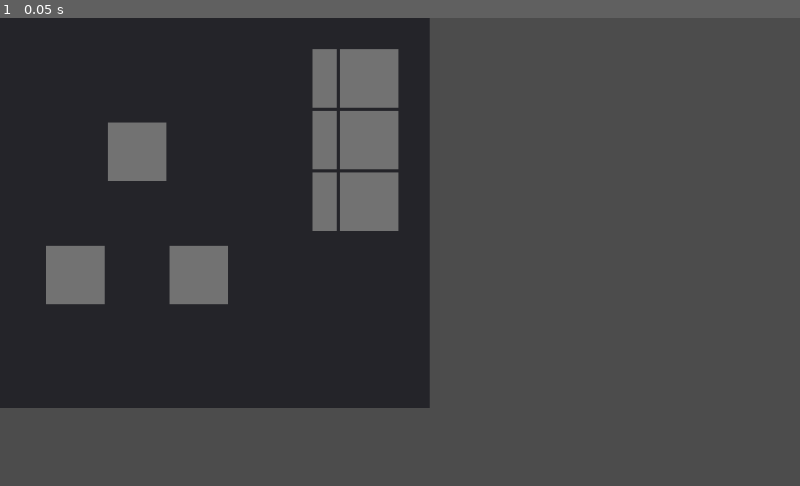
Above: before the commit, frame 1.
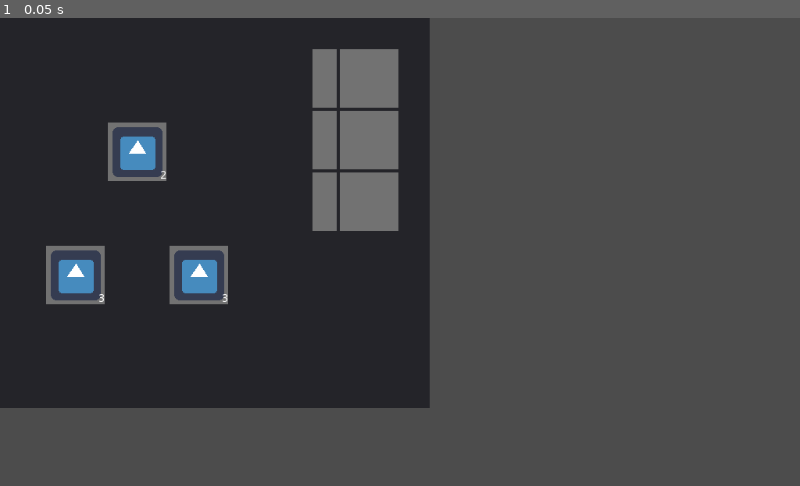
Above: after the commit, the same moment.

Repository: yeduk3/CMP_Godot_TeamProject
Game: Godot game, scene res://YongKyu/Scenes/IntegratedInventory.tscn
The game is run twice, just before and just after one commit, with the same random seed, the same clock (stepped at 60 frames per second) and the same inputs. The project has no main scene, so this scene is started directly. The engine's default icon, where the game draws it, is replaced by a stand-in: a white triangle on a blue panel in a dark square.
Inputs:
- Up to frame 1 (0.05 s): no input

The runs differ from the first frame. In frame 1, 2.0% of the frame differs, in the area x 6-29%, y 23-61%.

Commit message:
Edit Making Table - mixbar and manipulating list in it done

Diff:
--- a/YongKyu/Scenes/InventorySlot.tscn
+++ b/YongKyu/Scenes/InventorySlot.tscn
@@ -3,7 +3,7 @@
 [ext_resource path="res://icon.png" type="Texture" id=1]
 [ext_resource path="res://YongKyu/Scripts/InventorySlot.gd" type="Script" id=2]
 
-[node name="InventorySlot" type="ColorRect" groups=["item_slot"]]
+[node name="InventorySlot" type="ColorRect" groups=["inventory_slot"]]
 margin_right = 55.0
 margin_bottom = 75.0
 rect_min_size = Vector2( 75, 75 )
@@ -33,4 +33,4 @@
 text = "0"
 align = 2
 
-[connection signal="gui_input" from="." to="." method="_on_ColorRect_gui_input"]
+[connection signal="gui_input" from="." to="." method="_on_InventorySlot_gui_input"]
--- a/YongKyu/Scenes/test.tscn
+++ b/YongKyu/Scenes/ItemManage.tscn
@@ -3,7 +3,7 @@
 [ext_resource path="res://YongKyu/Scenes/MakingTable.tscn" type="PackedScene" id=1]
 [ext_resource path="res://YongKyu/Scenes/Inventory.tscn" type="PackedScene" id=2]
 
-[node name="Test" type="Control"]
+[node name="ItemManage" type="Control"]
 anchor_right = 1.0
 anchor_bottom = 1.0
 
@@ -13,8 +13,8 @@
 margin_right = 46.0
 margin_bottom = 49.0
 
-[node name="Making" parent="." instance=ExtResource( 1 )]
-margin_left = 622.0
+[node name="MakingTable" parent="." instance=ExtResource( 1 )]
+margin_left = 627.0
 margin_top = 49.0
-margin_right = 622.0
+margin_right = 627.0
 margin_bottom = 49.0
--- a/YongKyu/Scenes/MakingTableSlot.gd
+++ /dev/null
@@ -1,3 +0,0 @@
-extends ItemSlot
-
-onready var is_active = true
--- a/YongKyu/Scenes/MakingTableSlot.tscn
+++ b/YongKyu/Scenes/MakingTableSlot.tscn
@@ -1,9 +1,9 @@
 [gd_scene load_steps=3 format=2]
 
-[ext_resource path="res://YongKyu/Scenes/MakingTableSlot.gd" type="Script" id=1]
+[ext_resource path="res://YongKyu/Scripts/MakingTableSlot.gd" type="Script" id=1]
 [ext_resource path="res://icon.png" type="Texture" id=2]
 
-[node name="MakingSlot" type="ColorRect" groups=["item_slot"]]
+[node name="MakingSlot" type="ColorRect" groups=["making_slot"]]
 margin_right = 55.0
 margin_bottom = 75.0
 rect_min_size = Vector2( 75, 75 )
@@ -33,4 +33,4 @@
 text = "0"
 align = 2
 
-[connection signal="gui_input" from="." to="." method="_on_ColorRect_gui_input"]
+[connection signal="gui_input" from="." to="." method="_on_MakingSlot_gui_input"]
--- a/YongKyu/Scripts/HotBar.gd
+++ b/YongKyu/Scripts/HotBar.gd
@@ -1,6 +1,7 @@
 extends SlotContainer
 
 func _ready():
+	print("HotBar Ready")
 	display_item_slots(control_node.cols, control_node.rows)
 	yield(get_tree(), "idle_frame")
 	var panel = get_parent()
--- a/YongKyu/Scripts/Inventory.gd
+++ b/YongKyu/Scripts/Inventory.gd
@@ -1,18 +1,17 @@
-extends Control
+extends ItemTable
 
-# receive it in SlotContainer
-signal items_changed(indexes)
+# in invectory.tscn, downside _enter_tree() execution and after upside _ready() execution
 
-var cols = 6
-var rows = 3
-var slots = cols * rows
-
+func _enter_tree():
+	print("Inventory Enter Tree")
+	# setting table
+	set_table_size(6, 3)
+	set_active_slots()
+	set_list_controlled(PlayerItem.items)
+	print("Set")
 
 func _ready():
-	# initial setting of player item list
-	for i in range(slots):
-		PlayerItem.items.append(null)
-
+	print("Inventory Ready")
 	add_item(Item.get_new_item_data("A"), 3)
 	add_item(Item.get_new_item_data("B"), 3)
 	add_item(Item.get_new_item_data("D"), 3)
@@ -20,43 +19,3 @@
 	remove_item(1)
 
 	add_item(Item.get_new_item_data("Vision Cure"), 2)
-	add_item(Item.get_new_item_data("Vision Cure"), -3)
-
-# find a proper place and add the item in it
-func add_item(item, amount):
-	var minimal_empty_index = -1
-	for i in slots:
-		if not PlayerItem.items[i]:
-			if minimal_empty_index == -1:
-				minimal_empty_index = i
-		elif PlayerItem.items[i].info["Name"] == item.info["Name"]:
-			add_item_quantity(i, amount)
-			return
-	if minimal_empty_index > -1:
-		set_item(minimal_empty_index, item)
-		add_item_quantity(minimal_empty_index, amount)
-
-# setting the new item
-func set_item(index, item):
-	var previous_item = PlayerItem.items[index]
-	PlayerItem.items[index] = item
-	emit_signal("items_changed", index)
-	return previous_item
-
-# remove the item
-func remove_item(index):
-	var previous_item = PlayerItem.items[index]
-	PlayerItem.items[index] = null
-	emit_signal("items_changed", index)
-	return previous_item
-
-# add only quantity of item
-func add_item_quantity(index, amount):
-	if not PlayerItem.items[index]:
-		print("Error: No item to be added")
-		return
-	PlayerItem.items[index].quantity += amount
-	if PlayerItem.items[index].quantity <= 0:
-		remove_item(index)
-	else:
-		emit_signal("items_changed", index)
--- a/YongKyu/Scripts/InventorySlot.gd
+++ b/YongKyu/Scripts/InventorySlot.gd
@@ -1,6 +1,6 @@
 extends ItemSlot
 
-func _on_ColorRect_gui_input(event):
+func _on_InventorySlot_gui_input(event):
 	if event.is_action_pressed("click"):
 		# get desctription label
 		var desc_label = get_parent().get_parent().get_node("DescriptionLabel")
--- a/YongKyu/Scripts/Item.gd
+++ b/YongKyu/Scripts/Item.gd
@@ -17,6 +17,7 @@
 ###########
 
 func _ready():
+	print("Item Ready")
 	list = loadItemJSON()
 	if list == null:
 		get_tree().paused = true
@@ -42,6 +43,6 @@
 		if in_list:
 			var item_data = ItemData.new(0)
 			item_data.info = in_list
-			print(str("get a new item : ", item_data.info["Name"]))
+			#print(str("get a new item : ", item_data.info["Name"]))
 			return item_data
 	print("No Item")
--- a/YongKyu/Scripts/ItemSlot.gd
+++ b/YongKyu/Scripts/ItemSlot.gd
@@ -8,6 +8,7 @@
 
 # item should be Item.ItemData class
 func set_item(item):
+	print("Set item")
 	if item and item is Item.ItemData:
 		var icon = load(item.info["IconPath"])
 		if not icon:
--- /dev/null
+++ b/YongKyu/Scripts/ItemTable.gd
@@ -0,0 +1,82 @@
+extends Control
+
+# inventory.gd and makingtable.gd
+class_name ItemTable
+
+# receive it in SlotContainer
+signal items_changed(indexes)
+
+var cols
+var rows
+var slots
+var active_slots
+var list_controlled
+
+#
+# setting for table, executed in child class
+#
+func set_table_size(_cols, _rows):
+	cols = _cols
+	rows = _rows
+	slots = cols * rows
+
+func set_active_slots(_active_slots = slots):
+	active_slots = _active_slots
+
+func set_list_controlled(_list_controlled):
+	list_controlled = _list_controlled
+
+#
+# ready
+#
+
+func _ready():
+	print("ItemTable Ready")
+	# initial setting of player item list
+	for i in range(slots):
+		list_controlled.append(null)
+
+#
+# manage list_controlled
+#
+
+# find a proper place and add the item in it
+func add_item(item, amount):
+	var minimal_empty_index = -1
+	for i in active_slots:
+		if not list_controlled[i]:
+			if minimal_empty_index == -1:
+				minimal_empty_index = i
+		elif list_controlled[i].info["Name"] == item.info["Name"]:
+			add_item_quantity(i, amount)
+			return
+	if minimal_empty_index > -1:
+		print(minimal_empty_index)
+		set_item(minimal_empty_index, item)
+		add_item_quantity(minimal_empty_index, amount)
+
+# setting the new item
+func set_item(index, item):
+	var previous_item = list_controlled[index]
+	list_controlled[index] = item
+	emit_signal("items_changed", index)
+	print("Signal Emmited")
+	return previous_item
+
+# remove the item
+func remove_item(index):
+	var previous_item = list_controlled[index]
+	list_controlled[index] = null
+	emit_signal("items_changed", index)
+	return previous_item
+
+# add only quantity of item
+func add_item_quantity(index, amount):
+	if not list_controlled[index]:
+		print("Error: No item to be added")
+		return
+	list_controlled[index].quantity += amount
+	if list_controlled[index].quantity <= 0:
+		remove_item(index)
+	else:
+		emit_signal("items_changed", index)
--- a/YongKyu/Scripts/MakingTable.gd
+++ b/YongKyu/Scripts/MakingTable.gd
@@ -1,14 +1,24 @@
-extends Control
+extends ItemTable
 
-# receive it in SlotContainer
-signal items_changed(indexes)
+var making_items
 
-var cols = 3
-var rows = 3
-var slots = cols * rows
+onready var mix_bar = $Panel/MixBar
 
-var making_items = []
+func _enter_tree():
+	print("MakingTable Enter Tree")
+	set_table_size(3, 3)
+	set_active_slots([1, 6, 8])
+	making_items = []
+	set_list_controlled(making_items)
 
 func _ready():
-	for i in range(slots):
-		making_items.append(null)
+
+	print("MakingTable Ready")
+
+	add_item(Item.get_new_item_data("A"), 3)
+	add_item(Item.get_new_item_data("Hearing Cure"), 3)
+	add_item(Item.get_new_item_data("F"), 3)
+
+	remove_item(1)
+
+	add_item(Item.get_new_item_data("Vision Cure"), 2)
--- /dev/null
+++ b/YongKyu/Scripts/MakingTableSlot.gd
@@ -0,0 +1,8 @@
+extends ItemSlot
+
+onready var is_active = true
+
+
+func _on_MakingSlot_gui_input(event):
+	if event.is_action_pressed("click"):
+		print(str(item_in_slot.info["Description"]))
--- a/YongKyu/Scripts/MixBar.gd
+++ b/YongKyu/Scripts/MixBar.gd
@@ -1,6 +1,7 @@
 extends SlotContainer
 
 func _ready():
+	print("MixBar Ready")
 	display_item_slots(control_node.cols, control_node.rows)
 	# invisible except of triangles
 	for i in slots:
--- a/YongKyu/Scripts/PlayerItem.gd
+++ b/YongKyu/Scripts/PlayerItem.gd
@@ -2,4 +2,8 @@
 
 # items array that contains each item's data
 # each data is Item.ItemData class
-onready var items = [];
+var items
+
+func _enter_tree():
+	print("PlayerItem Enter Tree")
+	items = []
--- a/YongKyu/Scripts/SlotContainer.gd
+++ b/YongKyu/Scripts/SlotContainer.gd
@@ -1,6 +1,6 @@
 extends GridContainer
 
-# will be used in hotbar.gd and making.gd
+# will be used in HotBar.gd and MixBar.gd
 class_name SlotContainer
 
 export (PackedScene) var ItemSlot
@@ -18,9 +18,12 @@
 		var item_slot = ItemSlot.instance()
 		add_child(item_slot)
 		item_slot.set_item(null)
-	control_node.connect("items_changed", self, "_on_Inventory_items_changed")
 
-func _on_Inventory_items_changed(index):
+	# Inventory - HotBar / MakingTable - MixBar connection
+	control_node.connect("items_changed", self, "_on_items_changed")
+
+func _on_items_changed(index):
+	print(name + "Signal Received")
 	if index < slots:
 		var item_slot = get_child(index)
-		item_slot.set_item(PlayerItem.items[index])
+		item_slot.set_item(control_node.list_controlled[index])
--- a/project.godot
+++ b/project.godot
@@ -14,6 +14,11 @@
 "language": "GDScript",
 "path": "res://YongKyu/Scripts/ItemSlot.gd"
 }, {
+"base": "Control",
+"class": "ItemTable",
+"language": "GDScript",
+"path": "res://YongKyu/Scripts/ItemTable.gd"
+}, {
 "base": "GridContainer",
 "class": "SlotContainer",
 "language": "GDScript",
@@ -21,6 +26,7 @@
 } ]
 _global_script_class_icons={
 "ItemSlot": "",
+"ItemTable": "",
 "SlotContainer": ""
 }
 
